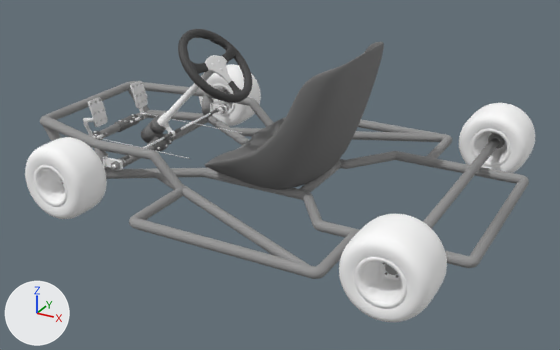
Renders of the FBX model Content/Models/kart_1.fbx from each side of a commit.
Both versions are drawn from a 50 mm camera at (87.1, -154.5, 81.6) aimed at (4.3, -3.9, 6.4). Lighting does not change. The marker at lower left points along +X, +Y and +Z. Where no turn or scale is listed for an object, it has been applied to the vertices. Vertices at the same position are counted once.

The first picture shows 'Body', 'm_pedal_L', 'm_steering_assembly', 'm_steering_assembly.002', 'm_wheel_FL', 'm_wheel_FR', 'm_wheel_RL', 'm_wheel_RR', 'm_wheel_hub_FL', 'm_wheel_hub_RL', 'm_wheel_hub_RR'.
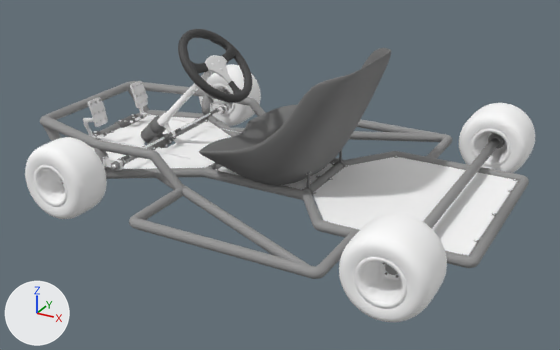
Commit message: Modeled floor panel for kart
Also modeled brackets for seat.

Pixel boxes [x1, y1, x2, y2] of what changed, in the pictures (560 x 350 px):
'Body', reshaped (16% shorter): before [40, 42, 529, 279]; after [40, 81, 529, 279]
'm_floor_panel', added: after [91, 115, 518, 256]
    faces in mat_default (white #ffffff): [91, 115, 518, 256]
'Body.001', added: after [199, 48, 391, 193]
    faces in mat_chassis_steel (grey #707070): [199, 48, 391, 185]
    faces in mat_m_seat (grey #707070): [206, 149, 345, 193]
part 1 of me_vertexes, cut back: before [205, 42, 384, 192]; after [304, 160, 345, 193]

The change, as a diff of the scene's bpy script:
```diff
--- a/Content/Models/kart_1.fbx.py
+++ b/Content/Models/kart_1.fbx.py
@@ mat_m_seat @@
+mat_m_seat = principled_material('m_seat')
+mat_m_seat.base_color = (0.163, 0.163, 0.163)  # grey #707070
+mat_m_seat.roughness = 0.69
@@ me_vertexes @@
 # used by ob_body; location = (0.0, 0.0, 0.0)
-me_vertexes.from_pydata(...)  # 6858 vertices, 6157 faces; spans x -59.0..57.7, y -41.3..41.3, z 4.8..38.7
+me_vertexes.from_pydata(...)  # 5592 vertices, 4895 faces; spans x -59.0..57.7, y -41.3..41.3, z 4.8..15.1
+# me_vertexes part 1: 1 vertex moved within x 13.4, y 0.0, z 6.7; 1361 vertices removed from x -10.5..24.4, y -19.1..19.1, z 4.8..38.7; 95 vertices added at x 13.1..15.4, y -10.2..10.2, z 4.8..7.1
 me_vertexes.materials.append(mat_default)
-me_vertexes.materials.append(mat_chassis_steel)  # grey #707070
 me_vertexes.materials.append(mat_m_frame)
@@ me_mesh_1 @@
+me_mesh_1.from_pydata(...)  # 1282 vertices, 977 faces; spans x -51.6..55.6, y -21.3..21.3, z -0.5..0.5
+# faces by material slot: [641, 336]
+me_mesh_1.materials.append(mat_default)  # white #ffffff
+me_mesh_1.materials.append(mat_chassis_steel)  # grey #707070
@@ me_vertexes_001 @@
+me_vertexes_001.from_pydata(...)  # 1906 vertices, 1618 faces; spans x -13.7..26.4, y -19.1..19.1, z 4.7..37.0
+# faces by material slot: [64, 1262, 292]
+me_vertexes_001.materials.append(mat_default)  # white #ffffff
+me_vertexes_001.materials.append(mat_chassis_steel)  # grey #707070
+me_vertexes_001.materials.append(mat_m_seat)  # grey #707070
@@ ob_m_floor_panel @@
+ob_m_floor_panel = bpy.data.objects.new('m_floor_panel', me_mesh_1)
+ob_m_floor_panel.location = (0.0, 0.0, 6.0)
@@ ob_body_001 @@
+ob_body_001 = bpy.data.objects.new('Body.001', me_vertexes_001)
+ob_body_001.location = (0.0, 0.0, 0.0)
```
